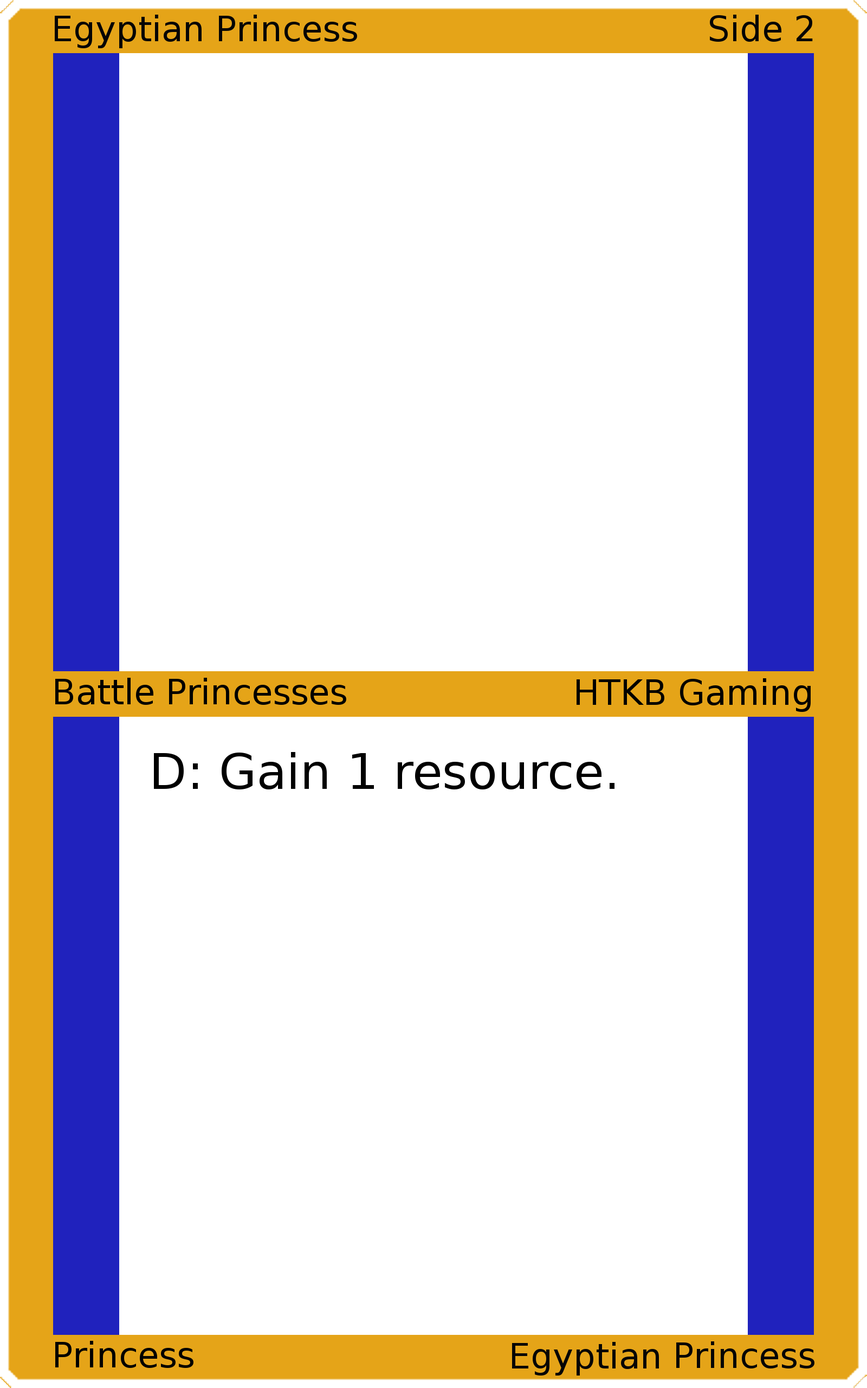
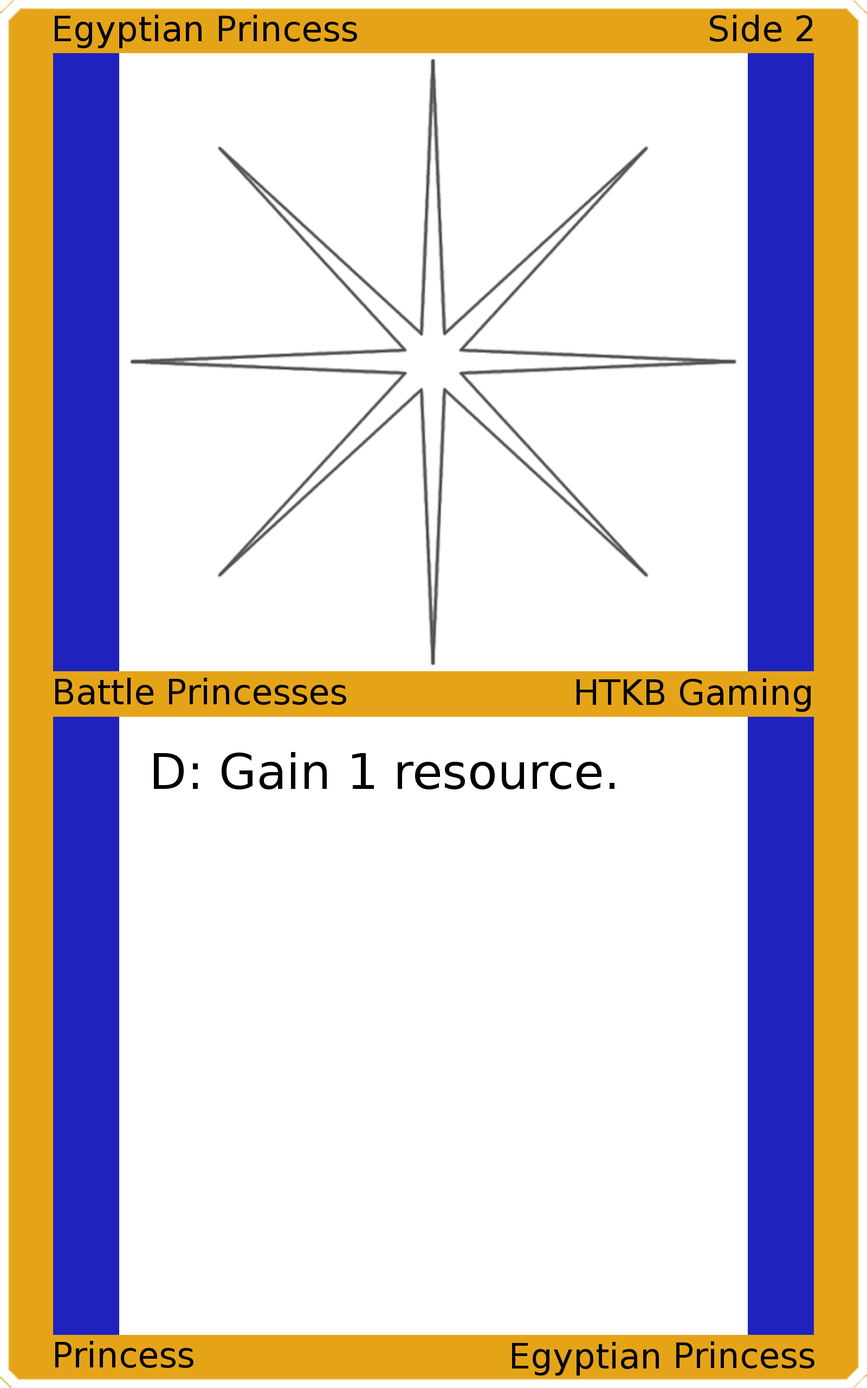
Layered file, before and after one edit (867px x 1388px). Changes by layer:
added layer "Art" above "Top Background" over [129, 57, 738, 666]
